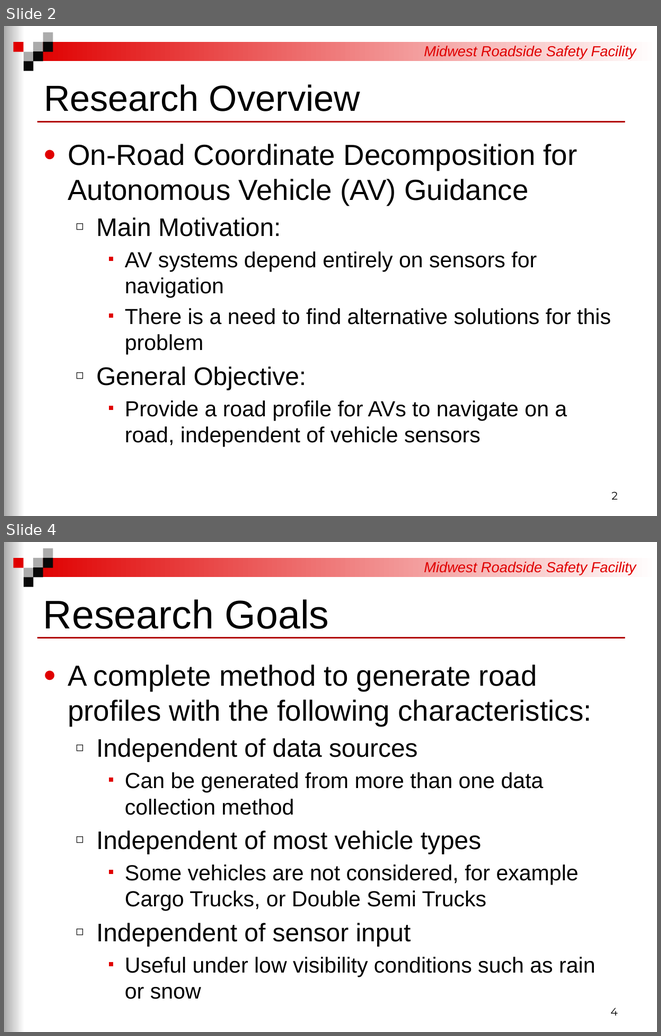
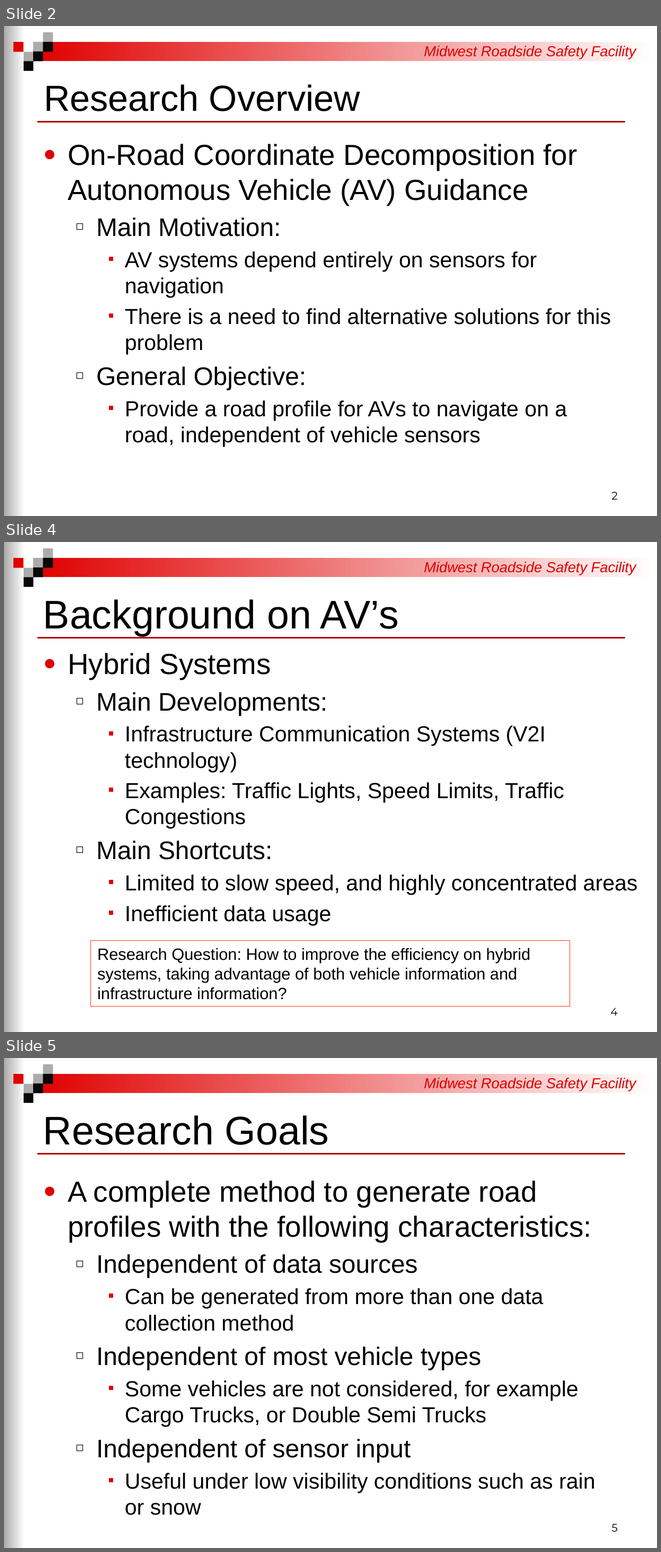
Before and after one commit to RickJacome/CurriculumVitae, a slide deck: files/Doctoral Stuff/3-13-2020-Program of Studies Meeting.pptx. Shown one above the other, each under a label of ours: slides 2 and 4 before the commit, slides 2, 4 and 5 after it; the slides between them are not shown. The pictures are 661x1036 and 661x1552 pixels, drawn with LibreOffice and Linux fonts; fonts in the diff are those of the drawing; background and template pictures are left out. Boxes give left, top, right and bottom in pixels: in the first picture for what was removed or moved away, otherwise in the second. Text is boxed around its words. In the diff, an @@ line names an element or a change of style, - is before the commit and + after.

```diff
--- a/files/Doctoral Stuff/3-13-2020-Program of Studies Meeting.pptx
+++ b/files/Doctoral Stuff/3-13-2020-Program of Studies Meeting.pptx
@@ slide 4 added at [4, 542, 657, 1032], background #FFFFFF; not listed: 11 template elements that a slide beside it also shows @@
@@ title added at [43, 599, 399, 636], 44 pt, text #000000 @@
+Background on AV’s
@@ text added at [68, 653, 638, 925], 24 pt, text #000000 @@
+● Hybrid Systems
+  ◻ Main Developments:
+    ■ Infrastructure Communication Systems (V2I technology)
+    ■ Examples: Traffic Lights, Speed Limits, Traffic Congestions
+  ◻ Main Shortcuts:
+    ■ Limited to slow speed, and highly concentrated areas
+    ■ Inefficient data usage
@@ rectangle added at [91, 941, 570, 1006], outline #FF3300 0.75 pt, 18 pt, text #000000 @@
+Research Question: How to improve the efficiency on hybrid systems, taking advantage of both vehicle information and infrastructure information?
@@ page number added at [610, 1007, 618, 1015], 12 pt, text #000000 @@
+4
@@ what was slide 4 is now slide 5 @@
@@ page number at [611, 1523, 618, 1531]: text changed @@
-4
+5
```
Also in this commit, not shown: 1 slide changed.
